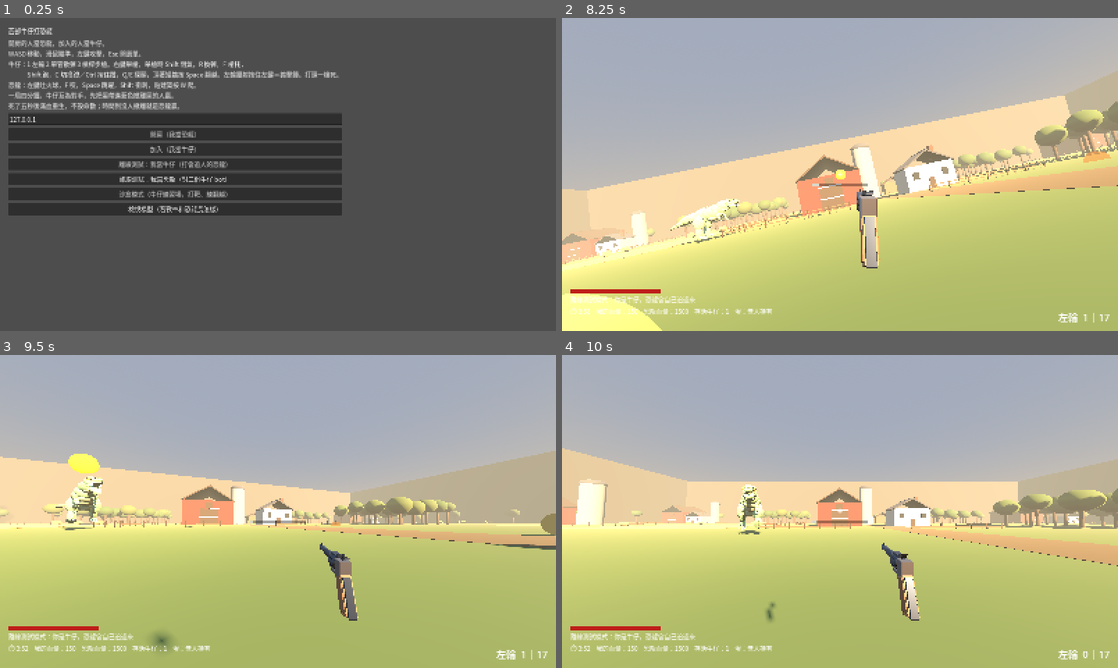
Above: before the commit, frames 1-4 (two rows, left to right).
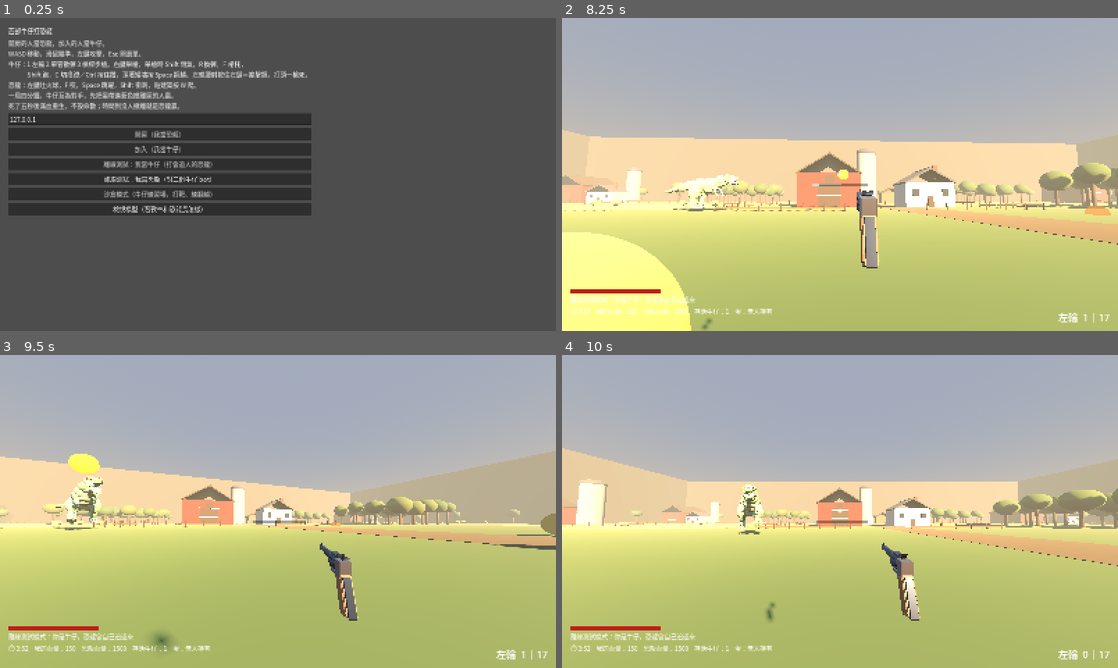
Above: after the commit, the same moments.

Repository: billxu0521/tank_war
Game: Godot game, scene res://main.tscn
Two runs of this game, one before a commit and one after it. Both use one fixed random seed, a clock stepped at 60 frames per second and the inputs below. Sound files missing from this copy of the repository are replaced by a short silence.
Inputs (mouse positions are in pixels of both pictures, inside the frame that each line leads up to):
- Up to frame 1 (0.25 s): no input
- Up to frame 2 (8.25 s): click "開房（我當恐龍）" at 0.5 s; click "加入（我當牛仔）" at 1.25 s; click "離線測試：我當牛仔（打會追人的恐龍）" at 2 s; tap Enter at 2.75 s; move the mouse to (867, 174) at 2.77 s; hold Right mouse button (aim) 2.78-3.53 s; hold W (move_forward) 2.78-8.03 s; click (867, 174) at 2.92 s; tap Space (jump) at 3.02, 3.32, 3.77, 4.07, 5.27, 5.57, 6.02, 6.32, 6.77, 6.8, 7.07, 7.35 s; tap Ctrl (crouch) at 3.05, 3.6 s; move the mouse to (812, 174) at 3.52 s; tap C (crouch_toggle) at 3.8, 4.35 s; move the mouse to (851, 168) at 4.27 s; press the mouse at (851, 168) at 4.28 s; move the mouse to (834, 180) at 5.02 s; release the mouse at (834, 180) at 5.03 s; click (834, 180) at 5.1 s; tap F (melee) at 5.3, 5.85 s; move the mouse to (878, 177) at 5.77 s; hold Shift (sprint) 5.78-6.53 s; tap R (reload) at 6.4 s; move the mouse to (795, 171) at 6.52 s; tap Shift (sprint) at 6.6 s; move the mouse to (845, 174) at 7.27 s; hold Right mouse button (aim) 7.28-8.03 s; click (845, 174) at 7.42 s; move the mouse to (817, 168) at 8.02 s; hold E (lean_right, bound only before the commit) from 8.03 s (still down); right-click (817, 168) at 8.1 s
- Up to frame 3 (9.5 s): tap Space (jump) at 8.27, 8.57, 9.02, 9.32 s; tap Ctrl (crouch) at 8.3 s; move the mouse to (305, 511) at 8.77 s; release E (lean_right, bound only before the commit) at 8.78 s; hold W (move_forward) from 8.78 s (still down); hold Ctrl (crouch) from 8.78 s (still down); tap C (crouch_toggle) at 9.05 s
- Up to frame 4 (10 s): keep holding W (move_forward); move the mouse to (812, 511) at 9.52 s; release Ctrl (crouch) at 9.53 s; tap C (crouch_toggle) at 9.6 s; tap Space (jump) at 9.77 s; click (812, 511) at 9.8 s

The runs differ from the first frame. In frame 1, 3.5% of the frame differs, in the area x 18-62%, y 16-64%; in frame 2, 30%, in the area x 0-100%, y 16-100%; in frame 3, 0.4%; in frame 4, less than 0.1%.

Commit message:
feat: 拿掉 Q/E 探頭——Hunt 刻意不做探頭
Co-Authored-By: Claude Opus 5.5 (1M context) <noreply@anthropic.com>

Diff:
--- a/cowboy/cowboy.gd
+++ b/cowboy/cowboy.gd
@@ -2,7 +2,8 @@
 class_name Cowboy
 ## 牛仔：第一人稱，操作照 Hunt: Showdown。從 FNE_project 的 player.gd 搬來，
 ## 血量、死亡、連線權限改吃 fighter.gd，跟恐龍同一套。
-## 移動／蹲／傾身／翻越／體力是原本的；FNE 的互動系統（門、燈）這裡沒有，拿掉了。
+## 移動／蹲／翻越／體力是原本的。FNE 的互動系統（門、燈）這裡沒有；Q/E 探頭也拿掉了——
+## Hunt 刻意不做探頭（見 docs/Hunt操作機制分析.md），怕變成躲在看不到的角落對槍。
 
 @export_group("Movement")
 @export var walk_speed := 5.0
@@ -40,20 +41,13 @@
 ## 翻上去之後往前站多遠（從障礙前緣算）。要大於「障礙厚度 + 膠囊半徑」，
 ## 不然翻過薄牆時人會落在牆邊，膠囊卡進牆裡導致整個翻越被判定為不可行。
 @export var vault_landing_offset := 0.9
-## 翻越、傾身的射線打哪些層。
+## 翻越的射線打哪些層。
 @export_flags_3d_physics var world_mask := 1
 
 @export_group("Crouch")
 @export var stand_height := 1.8
 @export var crouch_height := 1.0
 @export var crouch_lerp := 12.0
-
-@export_group("Lean")
-## Q/E 傾身探頭。只動頭（滾轉＋橫移），身體和膠囊不動。
-## 貼牆時 `_lean_room()` 對橫移方向掃短射線，把傾身量縮到撞牆距離內，頭不會穿牆。
-@export var lean_angle_deg := 15.0
-@export var lean_offset := 0.4
-@export var lean_speed := 8.0
 
 @export_group("Footsteps")
 @export var step_walk_interval := 0.5
@@ -98,8 +92,6 @@
 var vaulting := false
 ## 這一 frame 累積的滑鼠視角增量（弧度），給 Viewmodel 的武器搖擺用，讀走就清零
 var _look_delta := Vector2.ZERO
-## -1（左）..1（右）的傾身量
-var _lean := 0.0
 var _step_timer := 0.0
 var _was_on_floor := true
 ## C 切換的蹲下（Ctrl 是按住蹲）。Hunt 兩種都有，切換的比較不累手
@@ -216,7 +208,6 @@
 		_land_sound.play()
 	_was_on_floor = is_on_floor()
 
-	_update_lean(delta)
 	_update_footsteps(input != Vector2.ZERO, crouching, delta)
 
 
@@ -236,7 +227,7 @@
 ##   2. 蛋沒人拿 -> 去撿
 ##   3. 別人拿著 -> 追那個人（打死他蛋就掉下來）
 ## 走路方向和槍口方向分開：身體朝著威脅開槍，腳往目標走（Hunt 的側移射擊）。
-## ponytail: 不翻越、不蹲、不傾身，沒有尋路。卡牆就沿牆繞一段，場地都是大方塊，夠用；
+## ponytail: 不翻越、不蹲，沒有尋路。卡牆就沿牆繞一段，場地都是大方塊，夠用；
 ## 場地變複雜（巷弄、室內）再換 NavigationAgent3D，FNE 那邊已經有烘 navmesh 的做法。
 func _bot_step(delta: float) -> void:
 	var g := get_tree().get_first_node_in_group(&"match")
@@ -353,30 +344,6 @@
 
 # --- 以下是 FNE 原本的移動系統 ---
 
-## Q/E 探頭：頭滾轉＋橫移，準心跟著偏，身體留在掩體後。
-## 縮限的是 lerp 的目標值而不是 _lean 本身：射線結果在臨界點跳動時，
-## 既有的 lerp 就是平滑器，頭不會跟著射線抖。
-func _update_lean(delta: float) -> void:
-	var target := Input.get_axis("lean_left", "lean_right")
-	if target != 0.0:
-		target *= _lean_room(signf(target))
-	_lean = lerpf(_lean, target, minf(lean_speed * delta, 1.0))
-	head.rotation.z = -_lean * deg_to_rad(lean_angle_deg)
-	head.position.x = _lean * lean_offset
-
-
-## 傾身方向還剩多少空間（0..1）。從頭部樞紐（置中位置，不跟著現在的傾身跑，
-## 量測基準才穩定）往橫移方向掃 lean_offset＋安全邊距，撞到 world 層就等比縮小。
-func _lean_room(side: float) -> float:
-	# 頭離牆至少留這麼多：相機近裁剪面（0.02）加頭的體積，太小畫面還是會切進牆面
-	const CLEARANCE := 0.2
-	var from := global_position + Vector3.UP * head.position.y
-	var hit := _ray(from, from + global_transform.basis.x * side * (lean_offset + CLEARANCE))
-	if hit.is_empty():
-		return 1.0
-	return clampf((from.distance_to(hit["position"]) - CLEARANCE) / lean_offset, 0.0, 1.0)
-
-
 func _update_footsteps(moving: bool, crouching: bool, delta: float) -> void:
 	if not is_on_floor() or not moving:
 		_step_timer = 0.0
--- a/main.tscn
+++ b/main.tscn
@@ -111,7 +111,7 @@
 
 [node name="Hint" type="Label" parent="UI/Root/Lobby"]
 text = "開房的人當恐龍，加入的人當牛仔。
-WASD 移動，滑鼠瞄準，左鍵攻擊，Esc 開選單。\n牛仔：1 左輪 2 單管散彈 3 槓桿步槍。右鍵舉槍，舉槍時 Shift 閉氣，R 換彈，F 槍托，\n　　　Shift 跑，C 切換蹲／Ctrl 按住蹲，Q/E 探頭，頂著矮牆按 Space 翻越。左輪腰射按住左鍵＝搧擊錘。打頭一槍死。\n恐龍：左鍵吐火球，F 咬，Space 跳躍，Shift 衝刺，貼建築按 W 爬。\n一局四分鐘。牛仔互為對手，先把蛋帶進藍色撤離區的人贏。\n死了五秒後滿血重生，不設命數；時間到沒人撤離就是恐龍贏。"
+WASD 移動，滑鼠瞄準，左鍵攻擊，Esc 開選單。\n牛仔：1 左輪 2 單管散彈 3 槓桿步槍。右鍵舉槍，舉槍時 Shift 閉氣，R 換彈，F 槍托，\n　　　Shift 跑，C 切換蹲／Ctrl 按住蹲，頂著矮牆按 Space 翻越。左輪腰射按住左鍵＝搧擊錘。打頭一槍死。\n恐龍：左鍵吐火球，F 咬，Space 跳躍，Shift 衝刺，貼建築按 W 爬。\n一局四分鐘。牛仔互為對手，先把蛋帶進藍色撤離區的人贏。\n死了五秒後滿血重生，不設命數；時間到沒人撤離就是恐龍贏。"
 
 [node name="IP" type="LineEdit" parent="UI/Root/Lobby"]
 text = "127.0.0.1"
--- a/project.godot
+++ b/project.godot
@@ -116,18 +116,6 @@
 , Object(InputEventJoypadMotion,"resource_local_to_scene":false,"resource_name":"","device":-1,"axis":4,"axis_value":1.0,"script":null)
 ]
 }
-lean_left={
-"deadzone": 0.2,
-"events": [Object(InputEventKey,"resource_local_to_scene":false,"resource_name":"","device":-1,"window_id":0,"alt_pressed":false,"shift_pressed":false,"ctrl_pressed":false,"meta_pressed":false,"pressed":false,"keycode":0,"physical_keycode":81,"key_label":0,"unicode":0,"location":0,"echo":false,"script":null)
-, Object(InputEventJoypadButton,"resource_local_to_scene":false,"resource_name":"","device":-1,"button_index":13,"pressure":0.0,"pressed":true,"script":null)
-]
-}
-lean_right={
-"deadzone": 0.2,
-"events": [Object(InputEventKey,"resource_local_to_scene":false,"resource_name":"","device":-1,"window_id":0,"alt_pressed":false,"shift_pressed":false,"ctrl_pressed":false,"meta_pressed":false,"pressed":false,"keycode":0,"physical_keycode":69,"key_label":0,"unicode":0,"location":0,"echo":false,"script":null)
-, Object(InputEventJoypadButton,"resource_local_to_scene":false,"resource_name":"","device":-1,"button_index":14,"pressure":0.0,"pressed":true,"script":null)
-]
-}
 weapon_1={
 "deadzone": 0.2,
 "events": [Object(InputEventKey,"resource_local_to_scene":false,"resource_name":"","device":-1,"window_id":0,"alt_press …(190 unchanged characters)…
--- a/test_battle.gd
+++ b/test_battle.gd
@@ -334,7 +334,7 @@
 ## 牛仔的操作都要有綁鍵，鍵盤和手把兩邊都要（FNE 的約定）
 func _case_input_map() -> void:
 	for a in ["move_forward", "move_back", "move_left", "move_right", "jump", "sprint",
-			"crouch", "crouch_toggle", "fire", "aim", "reload", "melee", "lean_left", "lean_right"]:
+			"crouch", "crouch_toggle", "fire", "aim", "reload", "melee"]:
 		_ck(InputMap.has_action(a), "少了按鍵動作 %s" % a)
 		if not InputMap.has_action(a):
 			continue
Not shown, changed: README.md
